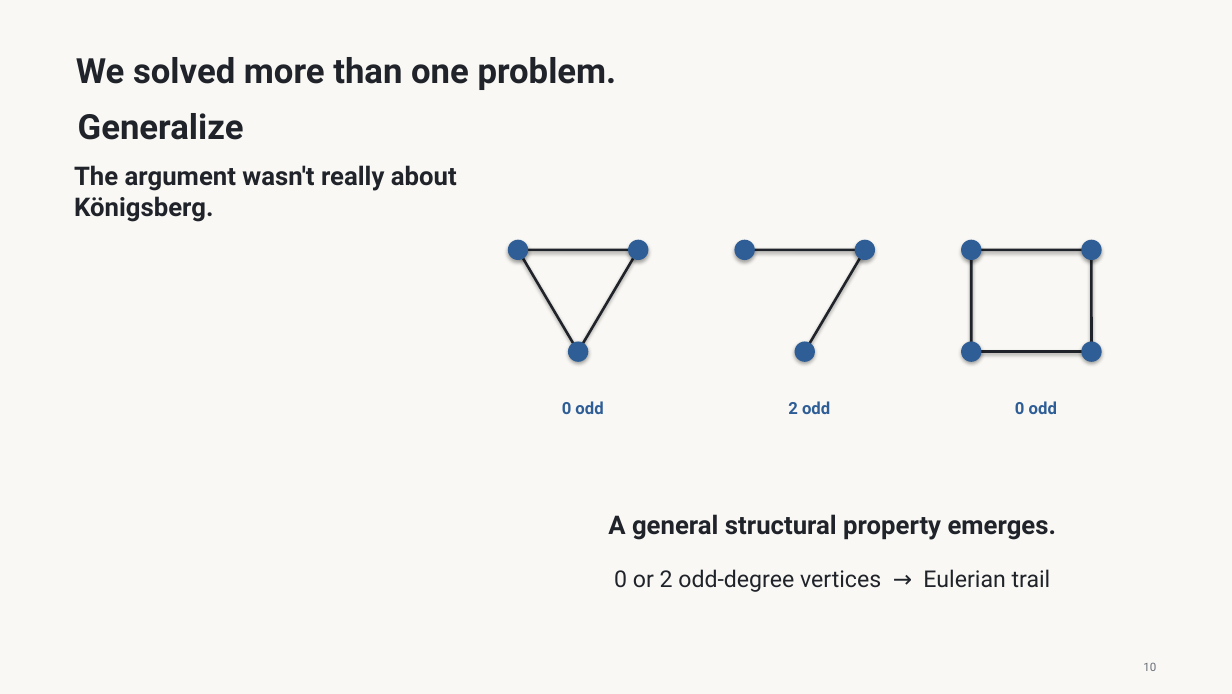
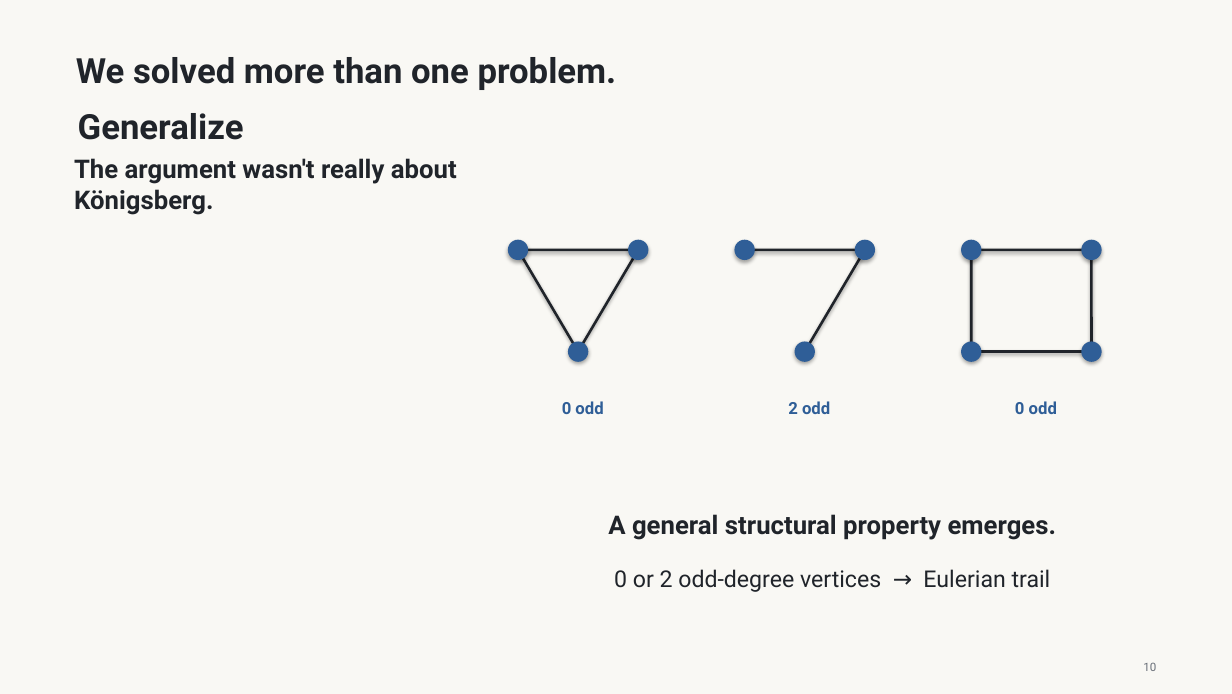
Before and after one commit to shreyash-dhumal/shreyash-dhumal.github.io, a slide deck: slide 10 of Seminar/shreyash.pptx. Drawn at 1232x694 pixels with LibreOffice and Linux fonts; fonts in the diff are those of the drawing. Boxes give left, top, right and bottom in pixels: in the first picture for what was removed or moved away, otherwise in the second. Text is boxed around its words. In the diff, an @@ line names an element or a change of style, - is before the commit and + after.

```diff
--- a/Seminar/shreyash.pptx
+++ b/Seminar/shreyash.pptx
@@ text "The argument wasn't really about ...": place and size @@
-text "The argument wasn't really about ..." at [74,165,457,222]
+text "The argument wasn't really about ..." at [74,158,457,215]
```
Also in this commit, not shown: 6 other slides changed.
